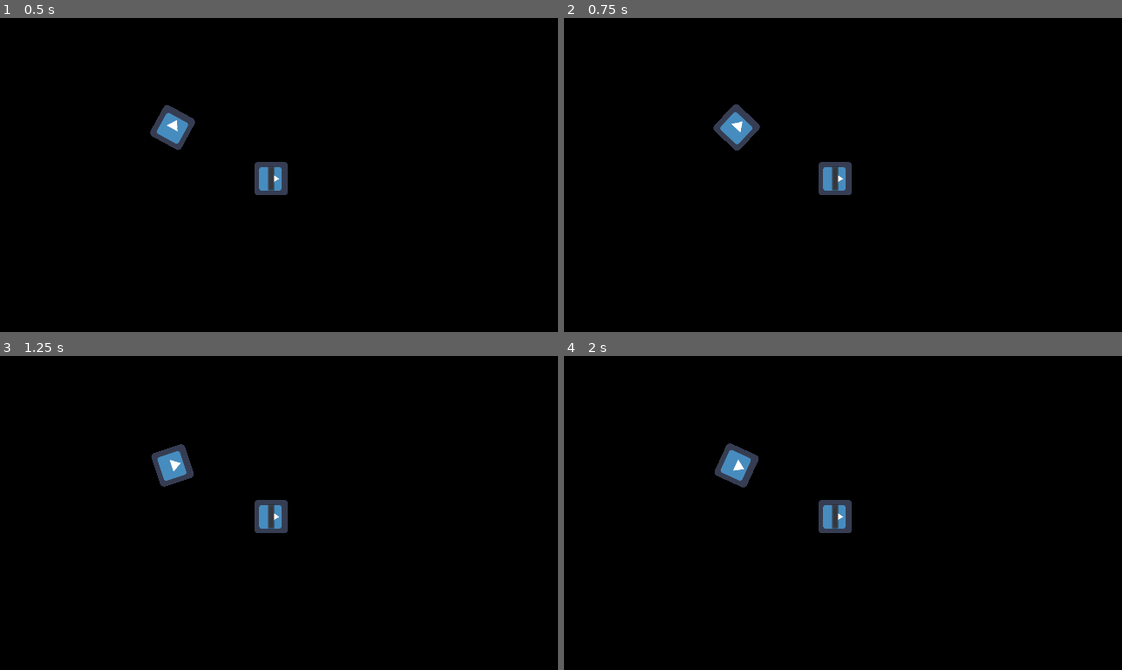
Above: before the commit, frames 1-4 (two rows, left to right).
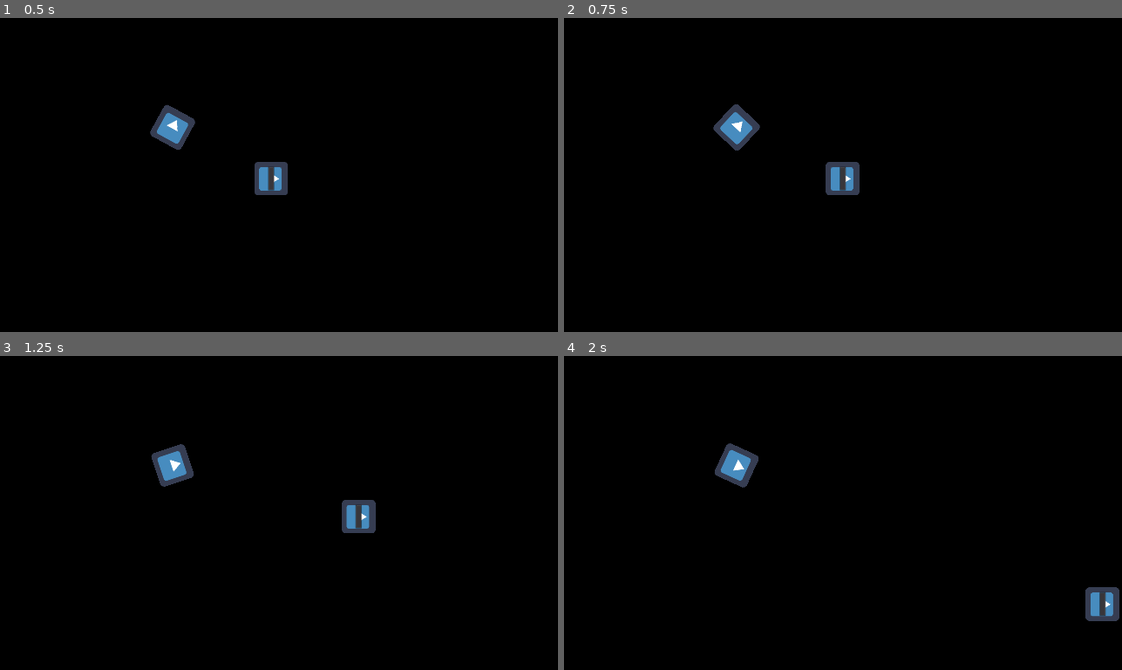
Above: after the commit, the same moments.

Repository: RJPrinceNZ/CargoSpace
Game: Godot game, scene res://World.tscn
Same seed, same stepped clock (60 frames per second), same inputs: the game is played once before the commit and once after it. The project has no main scene, so this scene is started directly. The engine's default icon, where the game draws it, is replaced by a stand-in: a white triangle on a blue panel in a dark square.
Inputs:
- Up to frame 1 (0.5 s): no input
- Up to frame 2 (0.75 s): hold Right (ui_right) from 0.53 s (still down)
- Up to frame 3 (1.25 s): keep holding Right (ui_right)
- Up to frame 4 (2 s): release Right (ui_right) at 1.28 s; hold Down (ui_down) from 1.28 s (still down)

Frame 1 is identical in both runs. In frame 2, 0.6% of the frame differs, in the area x 45-53%, y 45-57%; in frame 3, 1.3%; in frame 4, 1.3%, in the area x 45-100%, y 45-85%.
Error before the commit: Parse Error: Can't assign to an expression (res://Player.gd:25)

Commit message:
Major Movement Change

Diff:
--- a/Player.gd
+++ b/Player.gd
@@ -1,51 +1,52 @@
 extends KinematicBody2D
 
-var velocity = Vector2()
+var velo = Vector2()
 export var rotation_speed = 7.5
 export var xspeed = 0
 export var yspeed = 0
-export var a = 5
+export var a = 200
 var rot_dir = 0
 var current_rotation = 0
 var moving = false
-var speed_limit = 100
+var speed_limit = 500
 var no_fuel = false
+var motion = Vector2.ZERO
 
 func _ready():
 	pass
 
 
+
 func get_vector(angle):
 	return Vector2(sin(angle), cos(angle))
 
-
 func _process(delta):
-	var Fuel = 80
-	Fuel = get_node("Fuel_Timer").get_wait_time()
-	get_node("Fuel_Bar").get_value() = Fuel
-	if Input.is_action_pressed("ui_left"): #Rotation
-		rot_dir -= 1
+	var axis = get_input_axis()
+	if no_fuel == false:
+		apply_movement(axis * a * delta)
+	motion = move_and_slide(motion)
+	#if Input.is_action_pressed("ui_left"): #Rotation
+		#rot_dir -= 1
 		#current_rotation -= rotation_speed
 #		if current_rotation > 360:
 #			current_rotation -= 360
 #		if current_rotation < 0:
 #			current_rotation += 360
-		print(current_rotation)
-	if Input.is_action_pressed("ui_right"):
+	#if Input.is_action_pressed("ui_right"):
 		#current_rotation += rotation_speed
-		rot_dir += 1
+		#rot_dir += 1
 #		if current_rotation > 360:
 #			current_rotation -= 360
 #		if current_rotation < 0:
 #			current_rotation += 360
-	rotation = rotation_speed * delta * rot_dir
-	if Input.is_action_pressed("ui_up"):
-		if no_fuel == false:
-			velocity = Vector2(speed_limit, 0).rotated(rotation)
+	#rotation = rotation_speed * delta * rot_dir
+	#if Input.is_action_held("ui_up"):
+		#if no_fuel == false:
+			#velo = Vector2(speed_limit, 0).rotated(rotation)
 #		move_vec = move_vec.normalize()
 		#change_speed()
 		#move_and_slide(move_vec * speed_limit)
-	move_and_slide(velocity)
+	#move_and_slide(velo)
 func change_speed():
 	if current_rotation == 0:
 		yspeed += a
@@ -161,3 +162,13 @@
 
 func _on_Fuel_Timer_timeout():
 	no_fuel = true
+
+func apply_movement(acceleration):
+	motion += acceleration
+	motion = motion.clamped(speed_limit)
+
+func get_input_axis():
+	var axis = Vector2.ZERO
+	axis.x = int(Input.is_action_pressed("ui_right")) - int(Input.is_action_pressed("ui_left"))
+	axis.y = int(Input.is_action_pressed("ui_down")) - int(Input.is_action_pressed("ui_up"))
+	return axis.normalized()
--- a/project.godot
+++ b/project.godot
@@ -10,7 +10,6 @@
 
 _global_script_classes=[  ]
 _global_script_class_icons={
-
 }
 
 [application]
@@ -30,6 +29,17 @@
 window/stretch/mode="2d"
 window/stretch/aspect="keep"
 
+[global]
+
+actions=false
+
+[input]
+
+strength={
+"deadzone": 0.5,
+"events": [  ]
+}
+
 [rendering]
 
 quality/driver/driver_name="GLES2"
